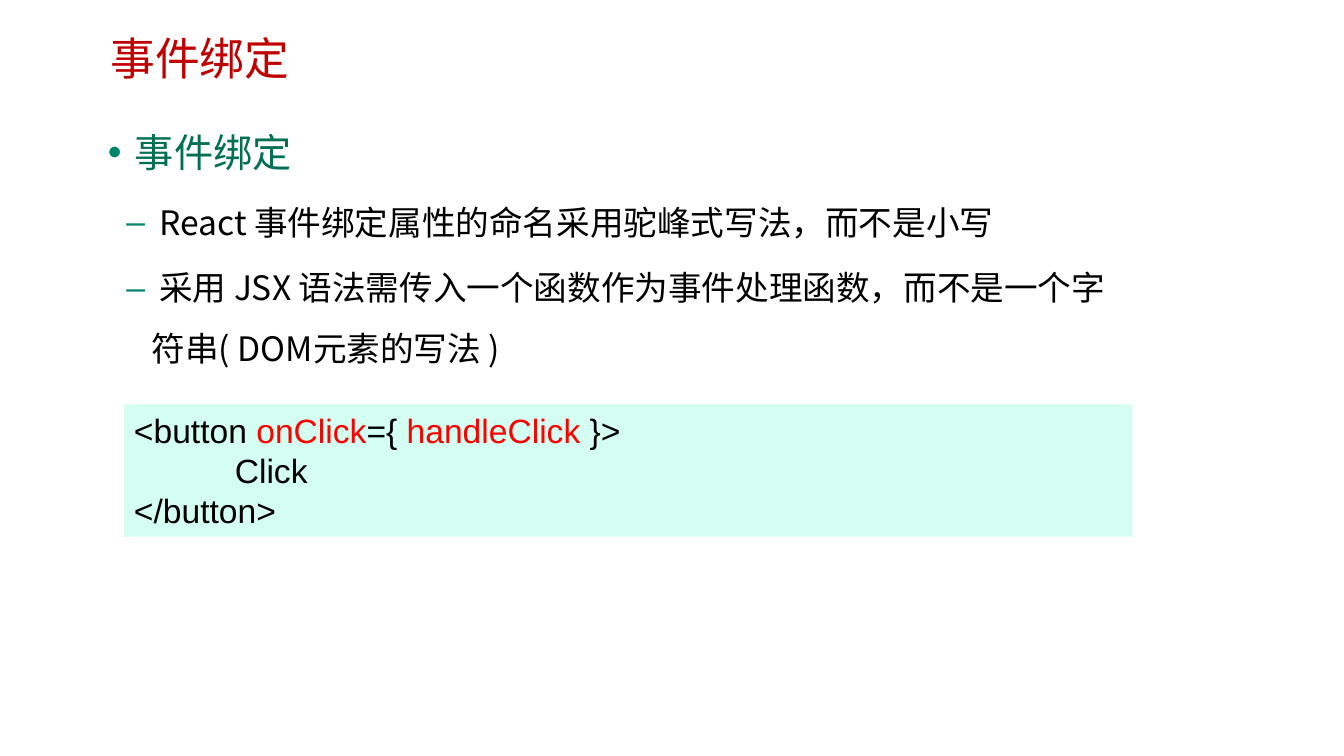
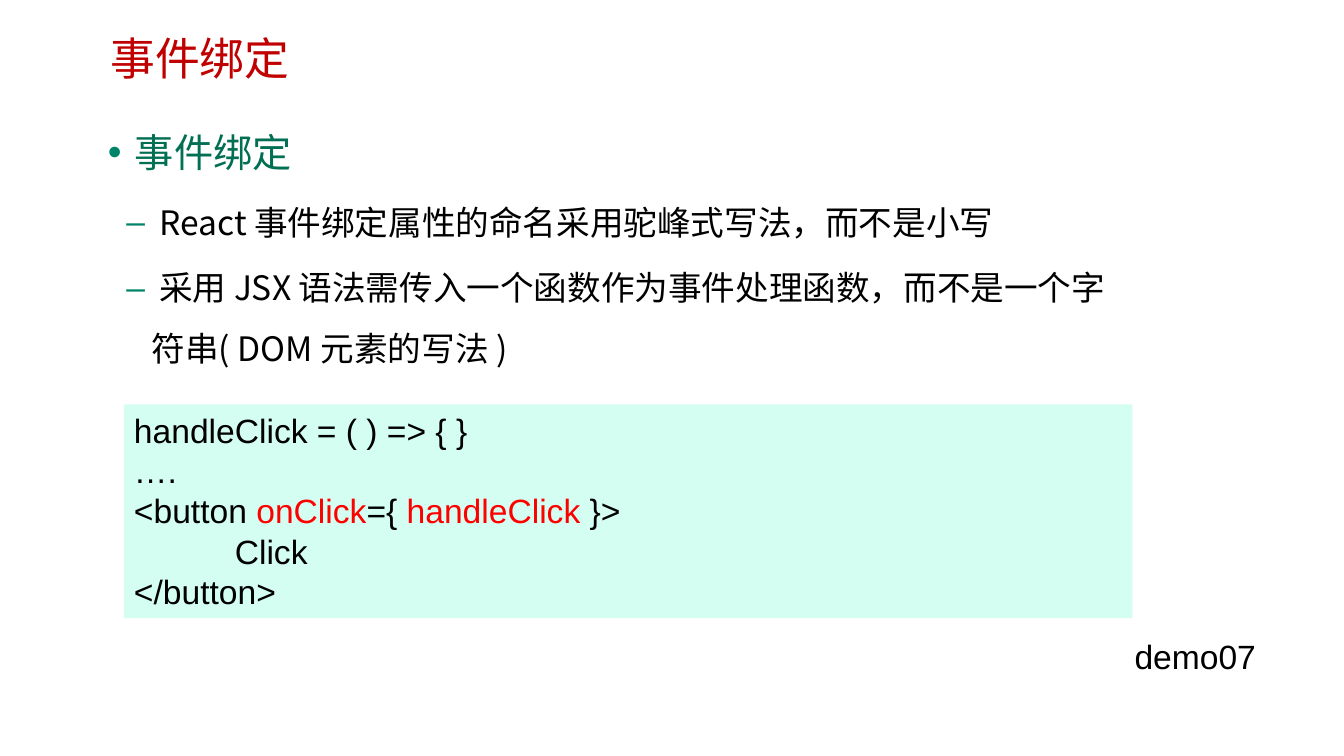
Before and after one commit to HL1115/react, a slide deck: slide 22 of reactjs/ppt/1-2 React基础语法.pptx (slide 19 before the commit). Drawn at 1344x756 pixels with LibreOffice and Linux fonts; fonts in the diff are those of the drawing; background and template pictures are left out. Boxes give left, top, right and bottom in pixels: in the first picture for what was removed or moved away, otherwise in the second. Text is boxed around its words. In the diff, an @@ line names an element or a change of style, - is before the commit and + after.

```diff
--- a/reactjs/ppt/1-2 React基础语法.pptx
+++ b/reactjs/ppt/1-2 React基础语法.pptx
@@ text at [152, 271, 1105, 368]: spaces changed @@
-  – 采用 JSX 语法需传入一个函数作为事件处理函数，而不是一个字符串( DOM元素的写法 )
+  – 采用 JSX 语法需传入一个函数作为事件处理函数，而不是一个字符串( DOM 元素的写法 )
@@ rectangle "handleClick = ( ) => ...": place and size @@
-rectangle "handleClick = ( ) => ..." at [124, 404, 1132, 536]
+rectangle "handleClick = ( ) => ..." at [124, 404, 1132, 618]
@@ text in rectangle at [134, 418, 308, 444]: paragraphs added @@
+handleClick = ( ) => { }
+….
@@ text added at [1135, 644, 1256, 670], 24 pt, text #000000 @@
+demo07
```
Also in this commit, not shown: 8 other slides changed, 3 slides added, 7 other files.
